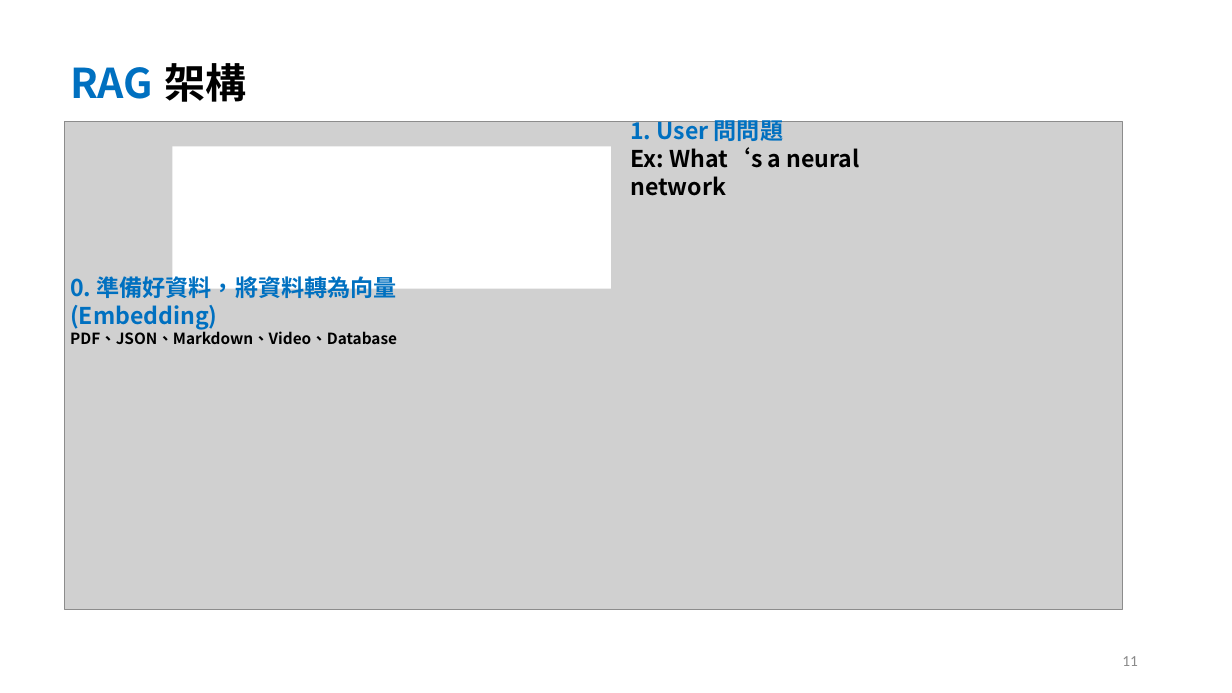
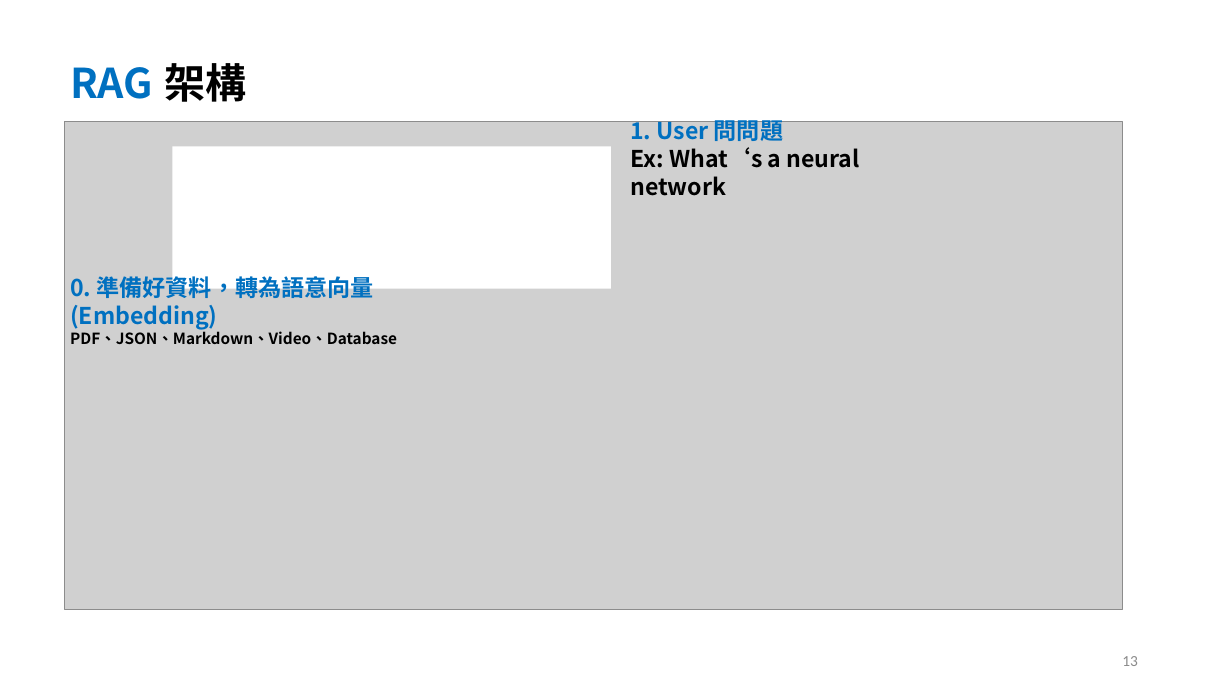
Before and after one commit to cathayins/llama_club, a slide deck: slide 14 of R1/R1.pptx (slide 12 before the commit). Drawn at 1232x693 pixels with LibreOffice and Linux fonts; fonts in the diff are those of the drawing; grey boxes stand for pictures. Boxes give left, top, right and bottom in pixels: in the first picture for what was removed or moved away, otherwise in the second. Text is boxed around its words. In the diff, an @@ line names an element or a change of style, - is before the commit and + after.

```diff
--- a/R1/R1.pptx
+++ b/R1/R1.pptx
@@ text at bbox=[70, 273, 374, 330]: text changed @@
-0. 準備好資料，將資料轉為向量 (Embedding)
+0. 準備好資料，轉為語意向量 (Embedding)
@@ page number at bbox=[1122, 656, 1138, 666]: text changed @@
-11
+13
```
Also in this commit, not shown: 6 other slides changed, 3 slides added.
